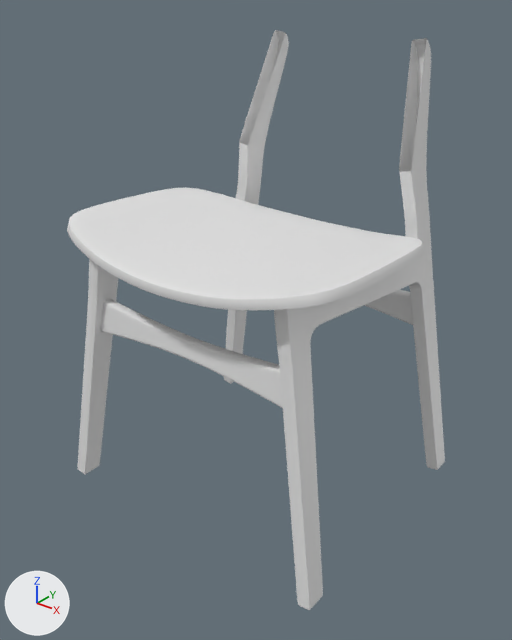
An edit to the Blender file chair.blend, drawn before and after from the same camera.
Rendered twice from a 50 mm camera at (3.37, -4.34, 4.2) aimed at (0.05, -0.19, 1.62). Lighting does not change. The marker at lower left points along +X, +Y and +Z. Materials are left out; every surface is plain grey.

Objects in the first picture: 'Chair sitter', 'Cube', 'Cube.001', 'Leg'.
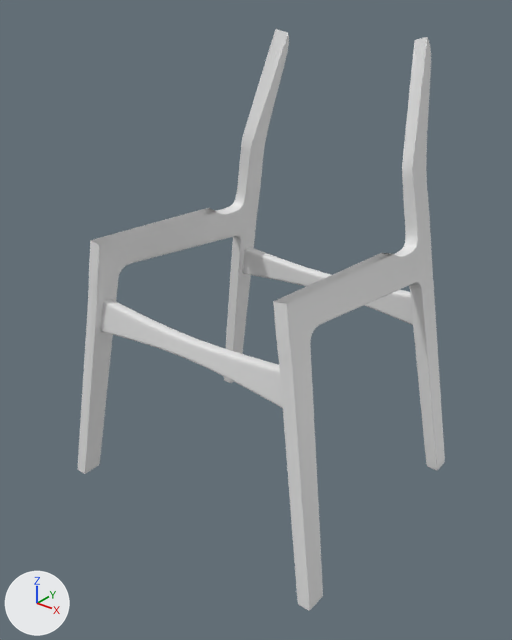
Changed parts and their boxes [x1, y1, x2, y2] in the pictures (512 x 640 px):
'Leg', reshaped, modifiers changed
    before: [78, 30, 445, 610]
    after: [78, 29, 445, 611]
'Chair sitter', hidden
    before: [67, 187, 425, 311]
part 1 of me_cube_001, built on
    before: [78, 30, 445, 610]
    after: [78, 29, 445, 611]
part 2 of me_cube_001, shading changed
    before: [89, 38, 437, 609]
    after: [89, 171, 437, 609]
part 3 of me_cube, added
    after: [100, 299, 191, 358]
'Cube.001', unchanged, uncovered by the edit
    before: [365, 290, 413, 325]
    after: [243, 247, 413, 325]

Diff of the bpy script that builds the scene:
```diff
--- a/chair.blend.py
+++ b/chair.blend.py
@@ me_cube_001 @@
 # used by ob_leg; location = (1.261, -1.069, 0.094); rotation_euler = (0.0, -0.16, 0.0), in degrees (0, -9.2, 0)
-me_cube_001.from_pydata(...)  # 207 vertices, 172 faces; spans x 0.0..0.06, y -0.09..2.21, z -0.09..3.71
+me_cube_001.from_pydata(...)  # 362 vertices, 345 faces; spans x -0.06..0.07, y -0.09..2.21, z -0.1..3.72
+# me_cube_001 part 1
+# 8 vertices in x 0.06, y -0.09..2.18, z -0.09 move by (0.0, 0.0, -0.01)
+# 4 vertices in x 0.0..0.06, y 1.79..2.13, z 2.75..3.71 move by (0.0, 0.02, 0.0)
+# 5 vertices move from x 0.0..0.06, y 1.79..2.13, z 2.75..3.71 to x 0.0..0.07, y 1.82..2.14, z 2.75..3.72
+# 114 vertices are added at x -0.06..-0.03, y -0.09..2.21, z -0.09..3.71
+# 41 new vertices lie (-0.04, 0.0, 0.0) away from vertices in x 0.0, y -0.09..2.21, z -0.06..3.65
+# 173 new faces join them
+# me_cube_001 part 2: 172 kept faces spanning x 0.0..0.07, y -0.09..2.21, z -0.1..3.72 are now shaded smooth
@@ me_cube @@
 # used by ob_cube; location = (0.0, -0.992, 1.617); rotation_euler = (-0.111, 0.0, 0.0), in degrees (-6.4, 0, 0)
-me_cube.from_pydata(...)  # 16 vertices, 11 faces; spans x 0.0..0.979, y -0.003..0.1, z -0.115..0.187
+me_cube.from_pydata(...)  # 24 vertices, 22 faces; spans x -0.979..0.979, y -0.003..0.1, z -0.115..0.187
+# me_cube part 3
+# 8 vertices are added at x -0.979..-0.934, y -0.001..0.1, z -0.115..0.187
+# 11 new faces join them
@@ ob_leg @@
 ob_leg.rotation_euler = (0.0, -0.16, 0.0)  # degrees (0, -9.2, 0)
-_m = ob_leg.modifiers.new('Mirror', 'MIRROR')
-_m.use_clip = True
 _m = ob_leg.modifiers.new('Subdivision', 'SUBSURF')
@@ ob_chair_sitter @@
 _m = ob_chair_sitter.modifiers.new('Bevel', 'BEVEL')
 _m.angle_limit = 1.047
+ob_chair_sitter.hide_set(True)
@@ ob_cube @@
 ob_cube.rotation_euler = (-0.111, 0.0, 0.0)  # degrees (-6.4, 0, 0)
-_m = ob_cube.modifiers.new('Mirror', 'MIRROR')
-_m.use_clip = True
 _m = ob_cube.modifiers.new('Subdivision', 'SUBSURF')
-_m.levels = 2
+_m.levels = 3
+_m.render_levels = 3
```
